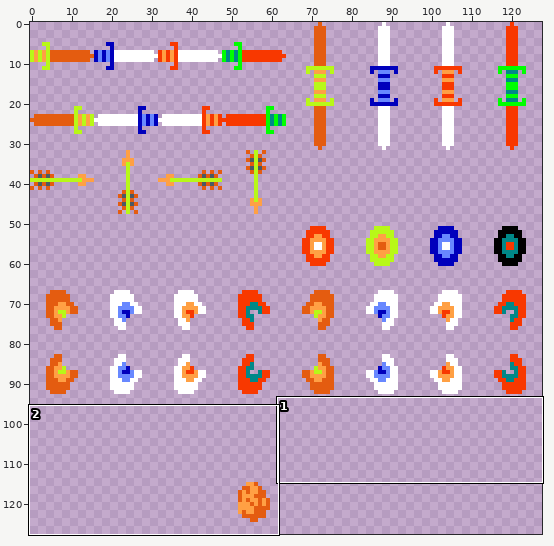
Edited in one commit: sprite sheet (Images/TileSets/TileSet_Projectiles.png). Above: a wide view before the commit, with the close-up outlined.
Close-up. Before:
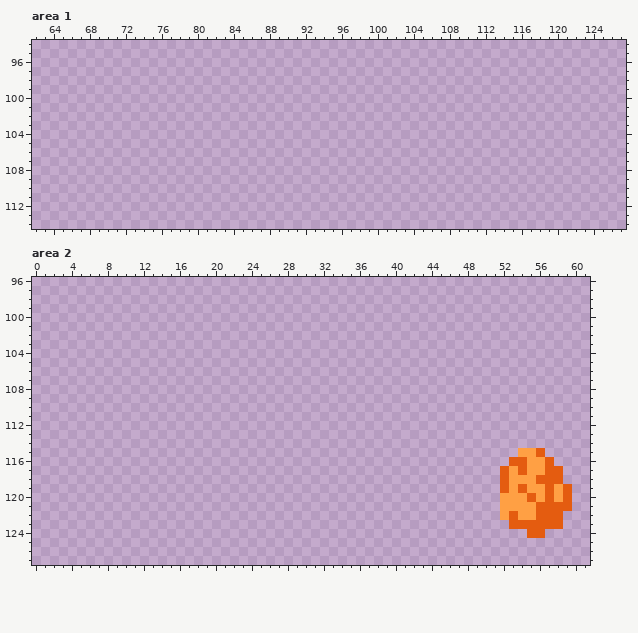
The file is 128x128 pixels. Colours within 5 levels of each other are drawn and written as one. Shown: area 1: x 62..127, y 94..114; area 2: x 0..61, y 96..127. The old version is drawn lined up with the new one. The commit also changed other parts of the picture, which this record leaves out.
The result:
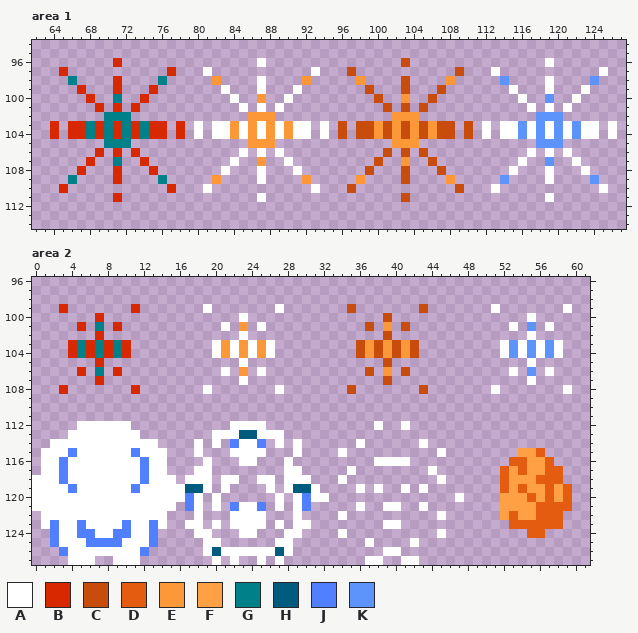
Palette (. is transparent): A #ffffff  B #d82800  C #c84c0c  D #e45c10  E #fc9838  F #ffa044  G #008088  H #005b7f  J #5080ff  K #5c94fc
Edits made:
drawings rearranged on the sheet (the old picture shows each at its new place; 4 dropped ones are not shown)
Changed rows in their new state; - is an unchanged pixel.
Area 1:
first column x 64:
 96 -------B---------------A---------------C---------------A-------
 97 -B-----------B---A-----------A---C-----------C---A-----------A-
 98 --G----B----G-----E----A----E-----E----C----E-----K----A----K--
 99 ---B---B---B-------A---A---A-------C---C---C-------A---A---A---
100 ----B--G--B---------A--E--A---------C--E--C---------A--K--A----
101 -----B-B-B-----------A-A-A-----------C-C-C-----------A-A-A-----
102 ------GGG-------------EEE-------------EEE-------------KKK------
103 B-BBGBGBGBGBB-B-A-AAEAEAEAEAA-A-C-CCECECECECC-C-A-AAKAKAKAKAA-A
104 B-BBGBGBGBGBB-B-A-AAEAEAEAEAA-A-C-CCECECECECC-C-A-AAKAKAKAKAA-A
105 ------GGG-------------EEE-------------EEE-------------KKK------
106 -----B-B-B-----------A-A-A-----------C-C-C-----------A-A-A-----
107 ----B--G--B---------A--E--A---------C--E--C---------A--K--A----
108 ---B---B---B-------A---A---A-------C---C---C-------A---A---A---
109 --G----B----G-----E----A----E-----E----C----E-----K----A----K--
110 -B-----------B---A-----------A---C-----------C---A-----------A-
111 -------B---------------A---------------C---------------A-------
Area 2:
first column x 3:
 99 B-------B-------A-------A-------C-------C-------A-------A
100 ----B---------------A---------------C---------------A----
101 --B-G-B-----------A-E-A-----------C-E-C-----------A-K-A--
102 ----B---------------A---------------C---------------A----
103 -BGBGBGB---------AEAEAEA---------CECECEC---------AKAKAKA-
104 -BGBGBGB---------AEAEAEA---------CECECEC---------AKAKAKA-
105 ----B---------------A---------------C---------------A----
106 --B-G-B-----------A-E-A-----------C-E-C-----------A-K-A--
107 ----B---------------A---------------C---------------A----
108 B-------B-------A-------A-------C-------C-------A-------A
first column x 0:
112 -----AAAAAA-----------AAAA------------A--A------
113 ----AAAAAAAA--------AAAHHAAA--------------------
114 --AAAAAAAAAAAA----A-A-JAAJ-A-A------A------A----
115 -AAAJAAAAAAJAAA---A---AAAA---A----A----------A--
116 -AAJAAAAAAAAJAA----A---AA---A---------AAAA------
117 -AAJAAAAAAAAJAA---AA--------AA-----A--------A---
118 AAAJAAAAAAAAJAAA-AAA-AA--AA-AAA---A----------A--
119 AAAAJAAAAAAJAAAAAHHA-A----A-AHHA----A-A--A-A----
120 AAAAAAAAAAAAAAAAAJA-A------A-AJAA--------------A
121 AAAAAAAAAAAAAAAA-JA-A-JAAJ-A-AJ-----A--AA--A----
122 -AAAAAAAAAAAAAA---A---AAAA---A----A----------A--
123 -AJAAJAAAAJAAJA--AA-A-AAAA-A-AA--------AA-------
124 --JAAJJAAJJAAJ----AA---AA---AA----A----------A--
125 --JAAAJJJJAAAJ-----AA------AA--------A----A-----
126 ---JAAAAAAAAJ------AHAAAAAAHA----------AA-------
127 ----AAA--AAA--------A-A--A-A---------AA--AA-----
Boxes around the changes in both close-ups, in picture pixels (x1, y1, x2, y2):
added: (50, 58, 617, 202)
added: (32, 304, 464, 565)
added: (491, 304, 572, 394)
